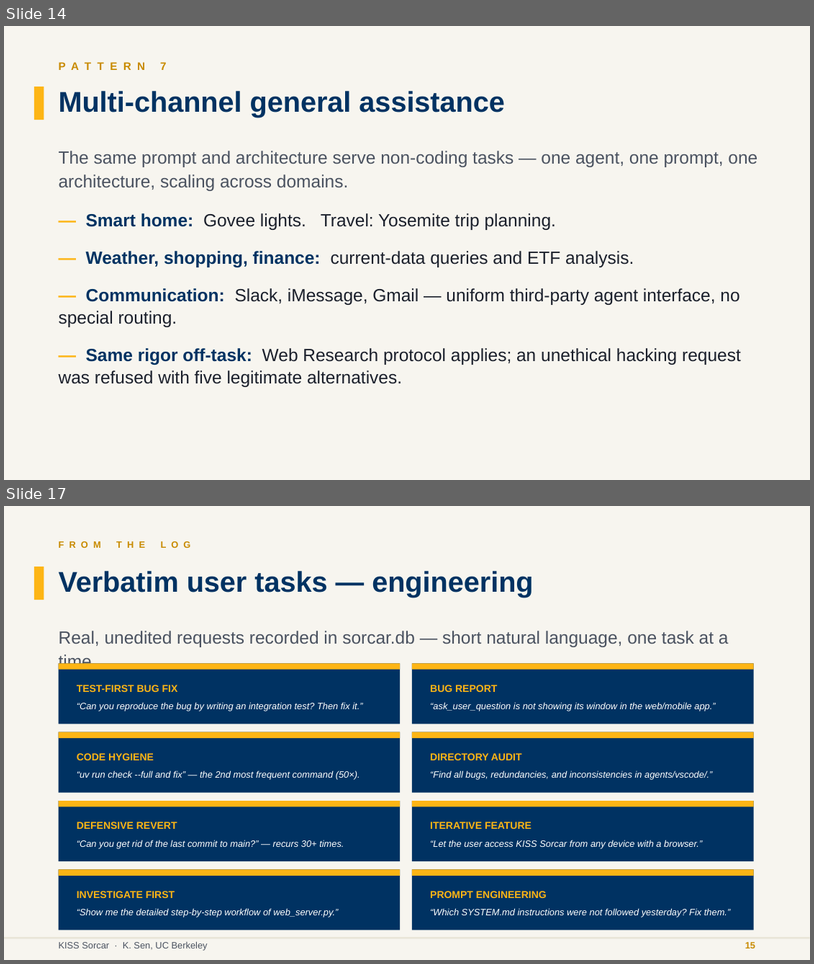
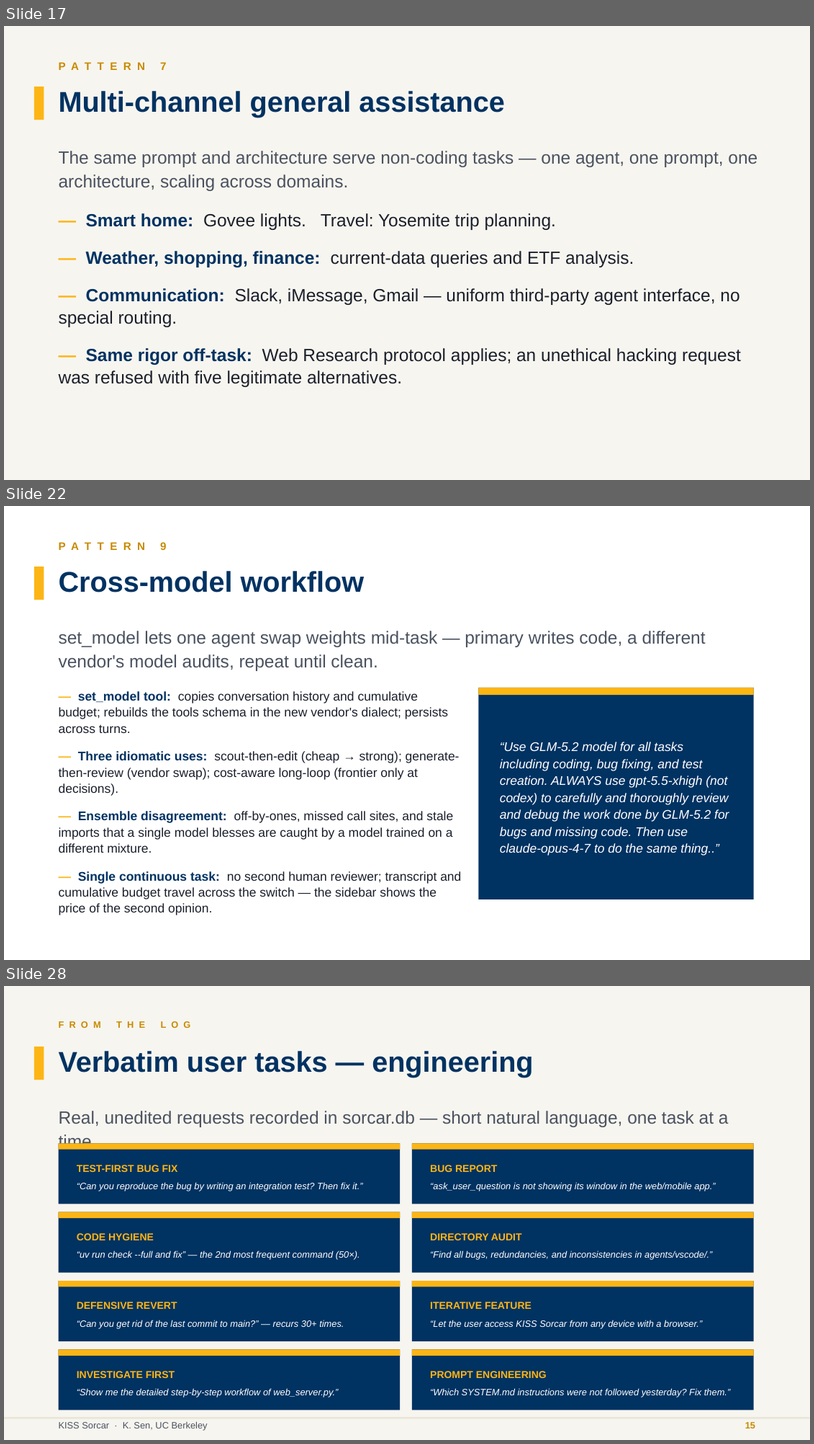
Before and after one commit to ksenxx/kiss_ai, a slide deck: papers/sekisssorcar/se_kiss_sorcar_slides.pptx. Shown one above the other, each under a label of ours: slides 14 and 17 before the commit, slides 17, 22 and 28 after it; the slides between them are not shown. The pictures are 814x964 and 814x1444 pixels, drawn with LibreOffice and Linux fonts; fonts in the diff are those of the drawing. Boxes give left, top, right and bottom in pixels: in the first picture for what was removed or moved away, otherwise in the second. Text is boxed around its words. In the diff, an @@ line names an element or a change of style, - is before the commit and + after.

```diff
--- a/papers/sekisssorcar/se_kiss_sorcar_slides.pptx
+++ b/papers/sekisssorcar/se_kiss_sorcar_slides.pptx
@@ slide 22 added at [4, 506, 810, 960], background #FFFFFF @@
@@ text added at [59, 541, 166, 553], 13 pt, text #C88A00, bold @@
+P A T T E R N 9
@@ rectangle added at [34, 566, 44, 600], fill #FDB515 @@
@@ text added at [59, 571, 365, 592], 34 pt, text #003262, bold @@
+Cross-model workflow
@@ text added at [59, 631, 706, 671], 21 pt, text #4A5260 @@
+set_model lets one agent swap weights mid-task — primary writes code, a different vendor's model audits, repeat until clean.
@@ text added at [59, 691, 461, 915], 15 pt, text #1A1F2B @@
+— set_model tool: copies conversation history and cumulative budget; rebuilds the tools schema in the new vendor's dialect; persists across turns.
+— Three idiomatic uses: scout-then-edit (cheap → strong); generate-then-review (vendor swap); cost-aware long-loop (frontier only at decisions).
+— Ensemble disagreement: off-by-ones, missed call sites, and stale imports that a single model blesses are caught by a model trained on a different mixture.
+— Single continuous task: no second human reviewer; transcript and cumulative budget travel across the switch — the sidebar shows the price of the second opinion.
@@ rectangle added at [479, 687, 754, 899], fill #003262 @@
@@ rectangle added at [479, 687, 754, 695], fill #FDB515 @@
@@ text added at [500, 741, 729, 855], 15 pt, text #FFFFFF, italic @@
+“Use GLM-5.2 model for all tasks including coding, bug fixing, and test creation. ALWAYS use gpt-5.5-xhigh (not codex) to carefully and thoroughly review and debug the work done by GLM-5.2 for bugs and missing code. Then use claude-opus-4-7 to do the same thing..”
@@ what was slide 14 is now slide 17 @@
@@ what was slide 17 is now slide 28 @@
```
Also in this commit, not shown: 7 slides changed, 7 other slides added, 1 other file.
